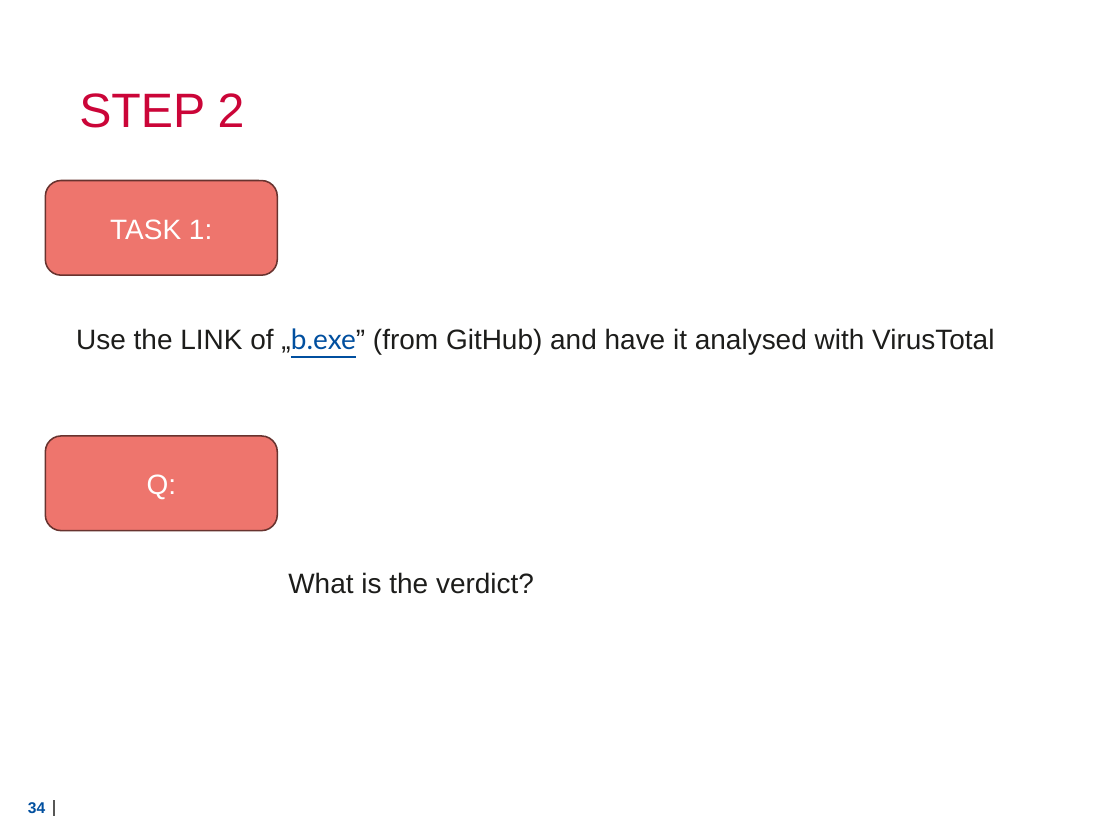
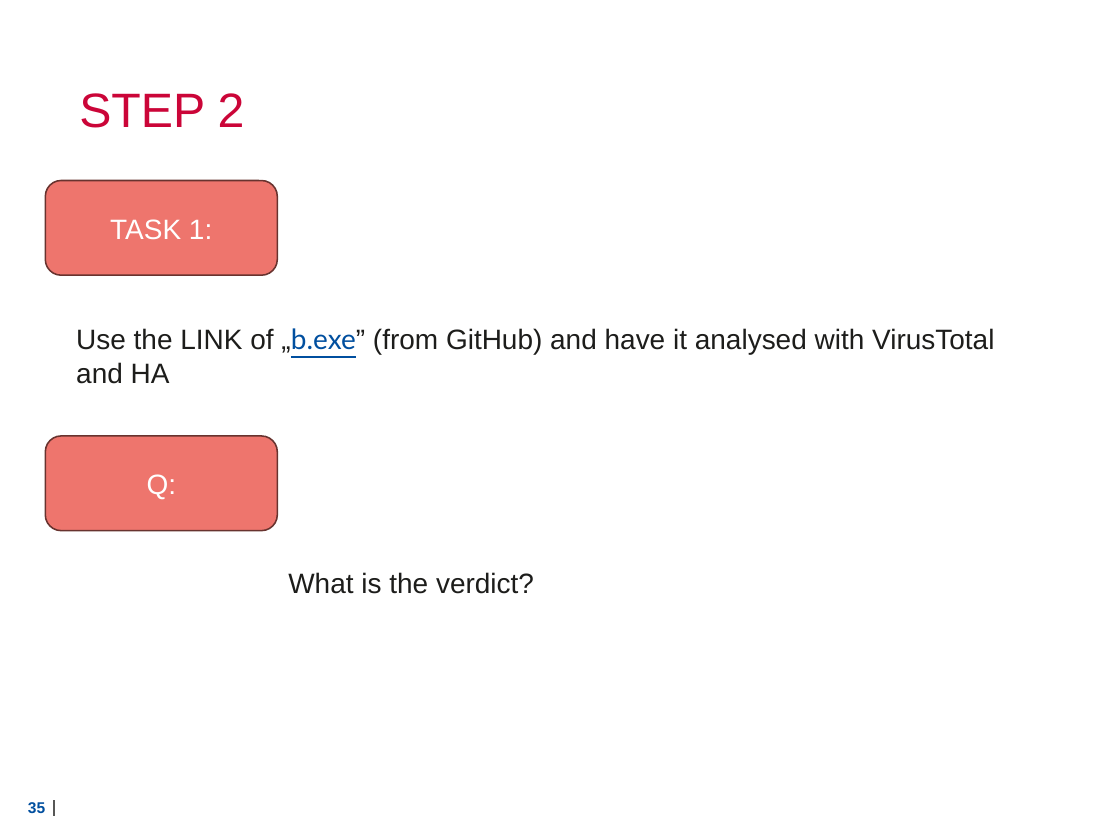
Before and after one commit to Lensver65/ESDC-BP, a slide deck: slide 35 of Cyber exercise.pptx (slide 34 before the commit). Drawn at 1120x840 pixels with LibreOffice and Linux fonts; fonts in the diff are those of the drawing; background and template pictures are left out. Boxes give left, top, right and bottom in pixels: in the first picture for what was removed or moved away, otherwise in the second. Text is boxed around its words. In the diff, an @@ line names an element or a change of style, - is before the commit and + after.

```diff
--- a/Cyber exercise.pptx
+++ b/Cyber exercise.pptx
@@ text at bbox=[76, 328, 994, 384]: text changed @@
-Use the LINK of „b.exe” (from GitHub) and have it analysed with VirusTotal
+Use the LINK of „b.exe” (from GitHub) and have it analysed with VirusTotal and HA
@@ page number at bbox=[28, 802, 45, 813]: text changed @@
-34
+35
```
Also in this commit, not shown: 4 other slides changed, 3 slides added, 1 slide removed, 1 other file.
